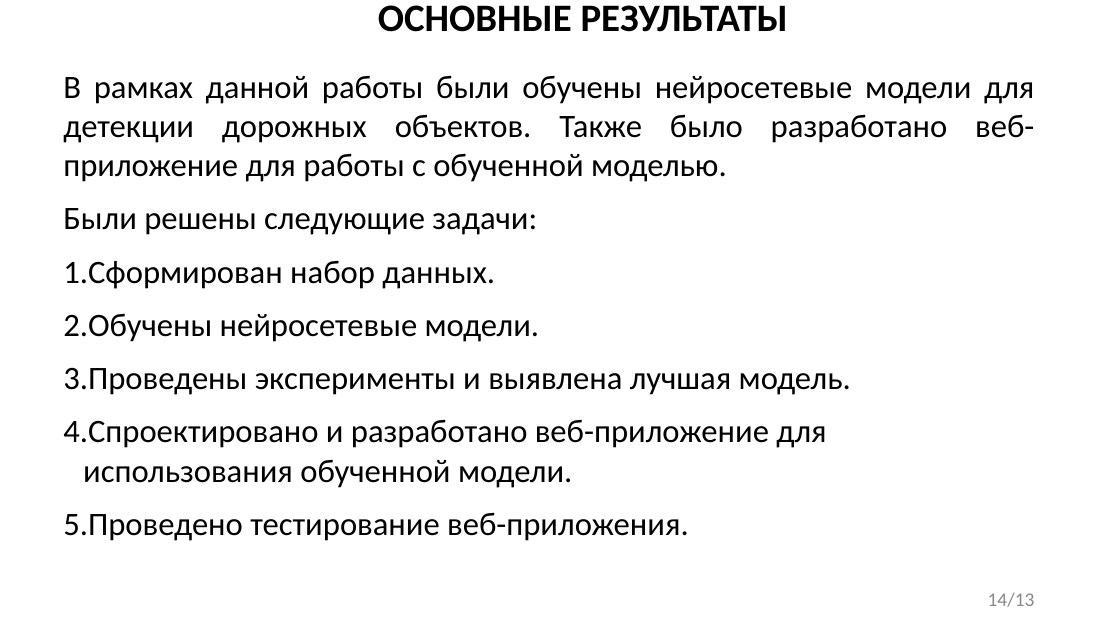
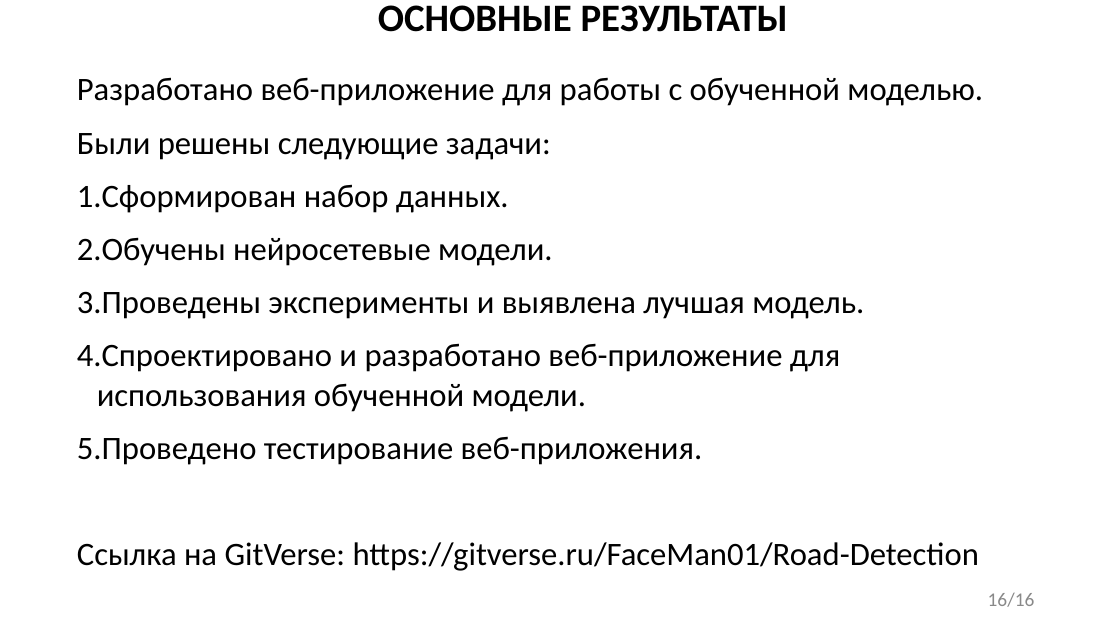
Before and after one commit to FaceMan01/Homework, a slide deck: slide 16 of ВКР/презентация.ppt (slide 14 before the commit). Drawn at 1120x630 pixels with LibreOffice and Linux fonts; fonts in the diff are those of the drawing. Boxes give left, top, right and bottom in pixels: in the first picture for what was removed or moved away, otherwise in the second. Text is boxed around its words. In the diff, an @@ line names an element or a change of style, - is before the commit and + after.

```diff
--- a/ВКР/презентация.ppt
+++ b/ВКР/презентация.ppt
@@ text "Разработано веб-приложение для работы с ..." moved from (x1=63, y1=75, x2=1034, y2=541) to (x1=77, y1=77, x2=983, y2=571) @@
@@ text at (x1=77, y1=77, x2=983, y2=106): text changed @@
-В рамках данной работы были обучены нейросетевые модели для детекции дорожных объектов. Также было разработано веб-приложение для работы с обученной моделью.
+Разработано веб-приложение для работы с обученной моделью.
@@ text at (x1=77, y1=542, x2=979, y2=571): paragraph added @@
+Ссылка на GitVerse: https://gitverse.ru/FaceMan01/Road-Detection
@@ page number at (x1=988, y1=593, x2=1035, y2=607): text changed @@
-14/13
+16/16
```
Also in this commit, not shown: 8 other slides changed, 8 slides added, 4 slides removed, 1 other file.
